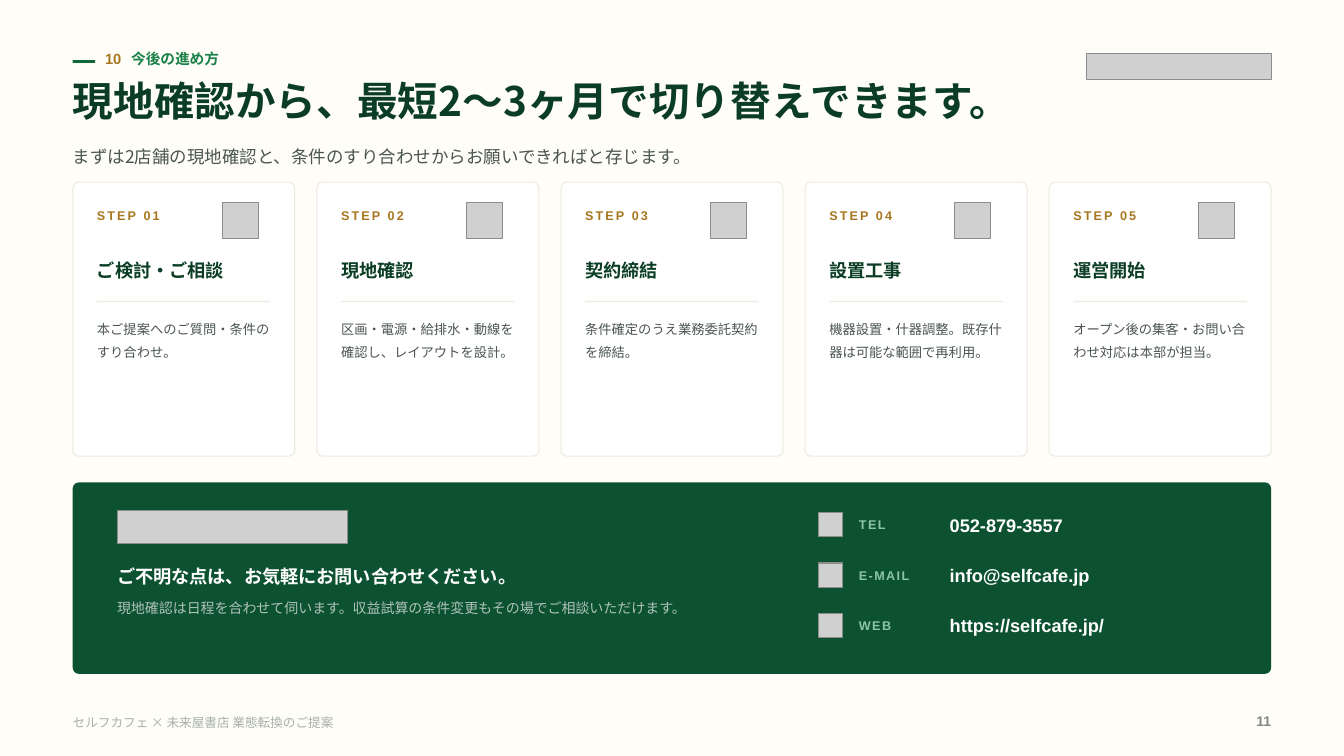
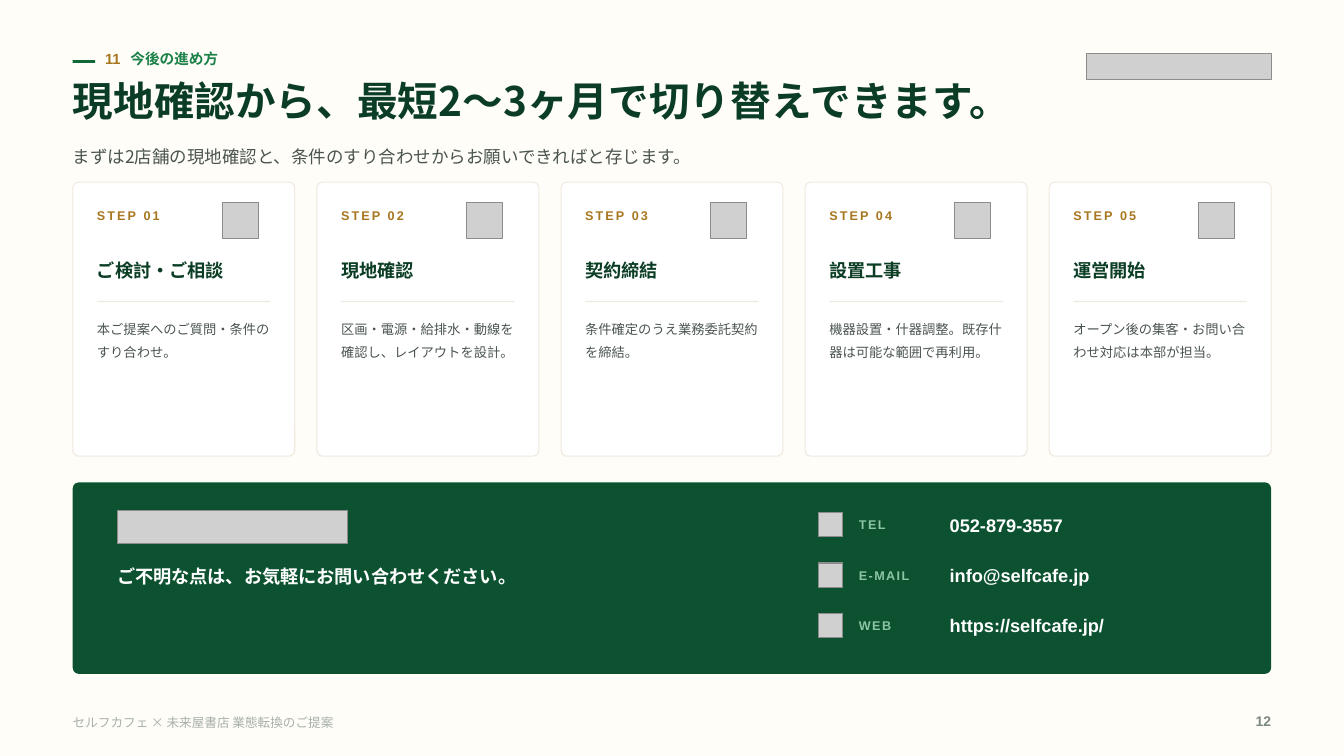
Before and after one commit to a5408071-cmd/suzuki-ceo, a slide deck: slide 12 of selfcafe-miraiya-deck/selfcafe-miraiya-deck.pptx (slide 11 before the commit). Drawn at 1344x756 pixels with LibreOffice and Linux fonts; fonts in the diff are those of the drawing; grey boxes stand for pictures. Boxes give left, top, right and bottom in pixels: in the first picture for what was removed or moved away, otherwise in the second. Text is boxed around its words. In the diff, an @@ line names an element or a change of style, - is before the commit and + after.

```diff
--- a/selfcafe-miraiya-deck/selfcafe-miraiya-deck.pptx
+++ b/selfcafe-miraiya-deck/selfcafe-miraiya-deck.pptx
@@ text at [105,51,218,66]: text changed @@
-10 今後の進め方
+11 今後の進め方
@@ text removed at [117,601,686,614] @@
-現地確認は日程を合わせて伺います。収益試算の条件変更もその場でご相談いただけます。
@@ text at [1256,716,1272,726]: text changed @@
-11
+12
```
Also in this commit, not shown: 8 other slides changed, 1 slide added, 3 other files.
